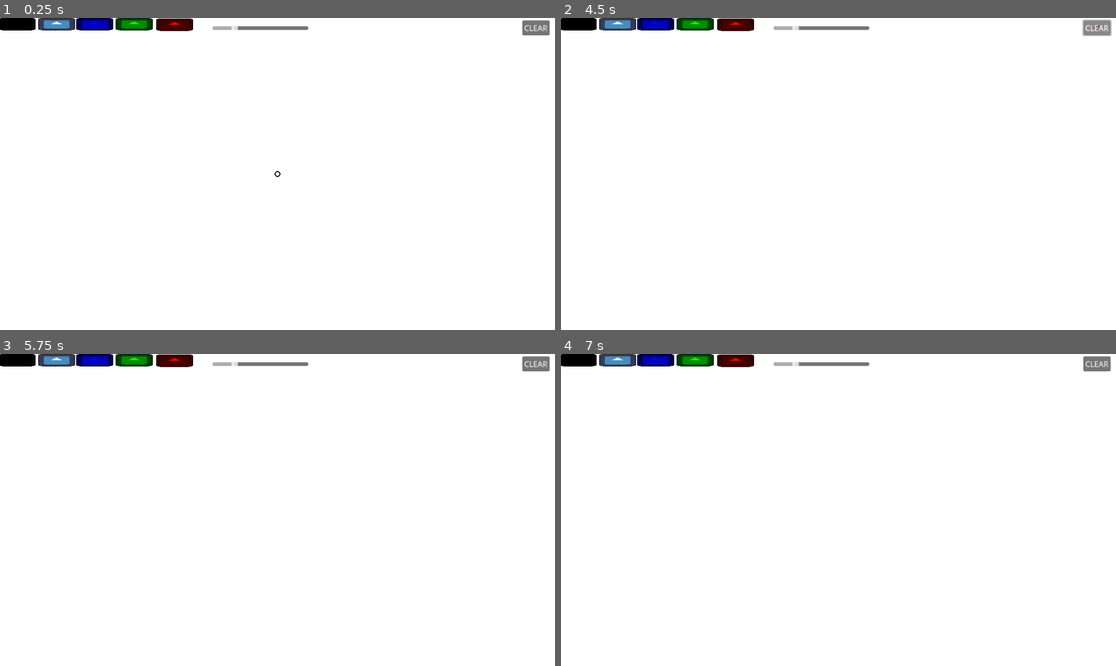
Above: before the commit, frames 1-4 (two rows, left to right).
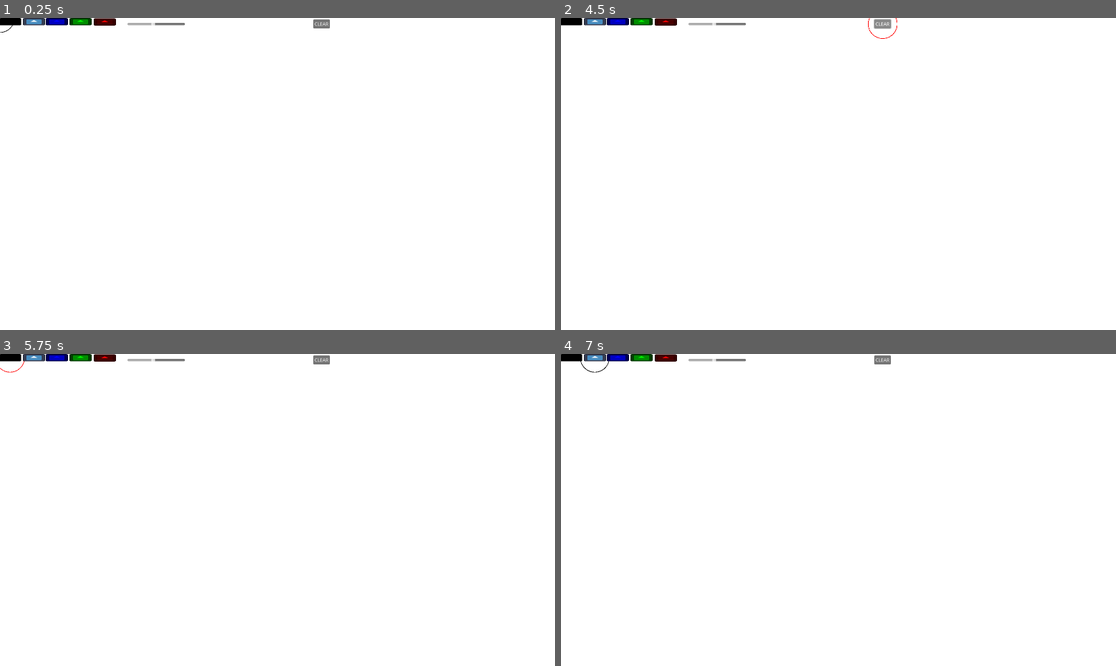
Above: after the commit, the same moments.

Repository: boardshapes/whiteboard
Game: Godot game, scene res://node_2d.tscn
The game is run twice, just before and just after one commit, with the same random seed, the same clock (stepped at 60 frames per second) and the same inputs. The engine's default icon, where the game draws it, is replaced by a stand-in: a white triangle on a blue panel in a dark square.
Inputs (mouse positions are in pixels of both pictures, inside the frame that each line leads up to; where the layout moved, square brackets give the same spot in the first picture):
- Up to frame 1 (0.25 s): no input
- Up to frame 2 (4.5 s): click (572, 21) [577, 24] at 0.5 s; click (594, 21) [616, 24] at 1.25 s; click (616, 21) [655, 24] at 2 s; click (638, 21) [694, 24] at 2.75 s; click (666, 21) [733, 24] at 3.5 s; click "CLEAR" at 4.25 s
- Up to frame 3 (5.75 s): click (11, 357) [16, 360] at 5 s
- Up to frame 4 (7 s): click (594, 357) [616, 360] at 5.75 s; click (616, 357) [655, 360] at 6.5 s

The runs differ from the first frame. In frame 1, 1.8% of the frame differs, in the area x 0-100%, y 0-52%; in frame 2, 1.9%, in the area x 0-100%, y 0-7%; in frame 3, 1.8%; in frame 4, 1.8%.

Commit message:
works but needs a few tweaks

Diff:
--- a/whiteboard/node_2d.gd
+++ b/whiteboard/node_2d.gd
@@ -1,13 +1,14 @@
 extends Node2D
 
 var color: Color = Color.BLACK
-var brush_size: float = 5.0
+var brush_size: float = 50.0
 var strokes: Array = []
 var has_last_pos: bool = false
 var last_pos: Vector2
 var drawable: bool = true
 var erasing: bool = false
 var mouse_pos: Vector2
+var texture : Texture2D = load("res://circle.png")
 
 func _on_control_mouse_entered() -> void:
 	drawable = true
@@ -44,21 +45,19 @@
 
 func _process(delta: float) -> void:
 	mouse_pos = get_global_mouse_position()
-	queue_redraw()
 
 func _input(event: InputEvent) -> void:
 	if drawable:
 		if event is InputEventMouseButton:
 			if event.button_index == MOUSE_BUTTON_LEFT:
 				if event.pressed:
+					has_last_pos = true
 					last_pos = event.position
-					has_last_pos = true
 					if not erasing:
 						strokes.append({"pos": last_pos, "size": brush_size, "color": color})
 						queue_redraw()
 				else:
 					has_last_pos = false
-
 		elif event is InputEventMouseMotion and Input.is_mouse_button_pressed(MOUSE_BUTTON_LEFT):
 			if erasing:
 				strokes = strokes.filter(func(s):
@@ -80,7 +79,9 @@
 
 func _draw() -> void:
 	for stroke in strokes:
-		draw_circle(stroke.pos, stroke.size, stroke.color)
+		var size = Vector2(stroke.size, stroke.size)
+		var rect = Rect2(stroke.pos - size/2, size)
+		draw_texture_rect(texture, rect, false, stroke.color)
 
 	if drawable:
 		draw_circle(mouse_pos, brush_size, color, false, 2.0)
--- a/whiteboard/node_2d.tscn
+++ b/whiteboard/node_2d.tscn
@@ -1,7 +1,8 @@
-[gd_scene load_steps=5 format=3 uid="uid://cagnq7h1kytei"]
+[gd_scene load_steps=6 format=3 uid="uid://cagnq7h1kytei"]
 
 [ext_resource type="Script" uid="uid://c7ekfkflpvt1g" path="res://node_2d.gd" id="1_wtcfe"]
 [ext_resource type="Texture2D" uid="uid://bin2oqrw77u1y" path="res://icon.svg" id="3_0hol4"]
+[ext_resource type="Texture2D" uid="uid://bkdws1jcjl64v" path="res://circle.png" id="3_epypp"]
 
 [sub_resource type="StyleBoxFlat" id="StyleBoxFlat_0e48y"]
 bg_color = Color(1, 1, 1, 1)
@@ -26,9 +27,8 @@
 offset_top = -8.0
 offset_right = 640.0
 offset_bottom = 50.0
-min_value = 1.0
-max_value = 20.0
-value = 5.0
+min_value = 10.0
+value = 50.0
 
 [node name="BlackColor" type="TextureButton" parent="."]
 modulate = Color(0, 0, 0, 1)
@@ -78,6 +78,11 @@
 offset_bottom = 36.0
 text = "CLEAR"
 
+[node name="Circle" type="Sprite2D" parent="."]
+scale = Vector2(0.002, 0.002)
+texture = ExtResource("3_epypp")
+centered = false
+
 [connection signal="mouse_entered" from="Control" to="." method="_on_control_mouse_entered"]
 [connection signal="mouse_exited" from="Control" to="." method="_on_control_mouse_exited"]
 [connection signal="value_changed" from="BrushSize" to="." method="_on_brush_size_value_changed"]
--- a/whiteboard/project.godot
+++ b/whiteboard/project.godot
@@ -15,6 +15,11 @@
 config/features=PackedStringArray("4.4", "Forward Plus")
 config/icon="res://icon.svg"
 
+[display]
+
+window/size/viewport_width=1920
+window/size/viewport_height=1080
+
 [rendering]
 
 environment/defaults/default_clear_color=Color(1, 1, 1, 1)
Binary file added: whiteboard/circle.png
Not shown, added: whiteboard/circle.png.import
